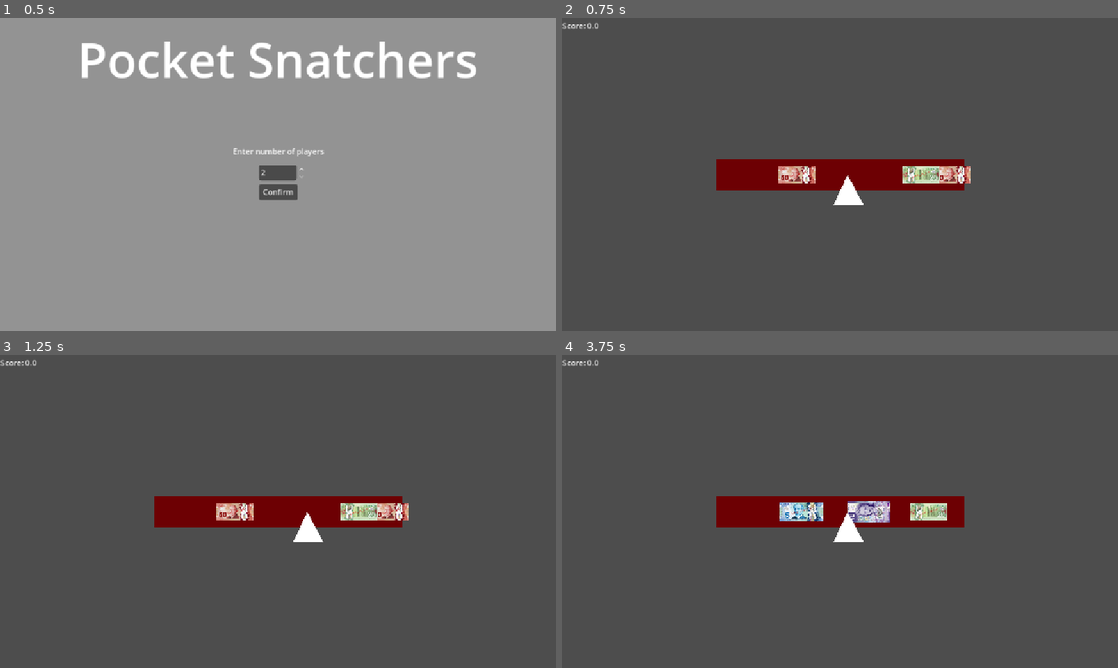
Above: before the commit, frames 1-4 (two rows, left to right).
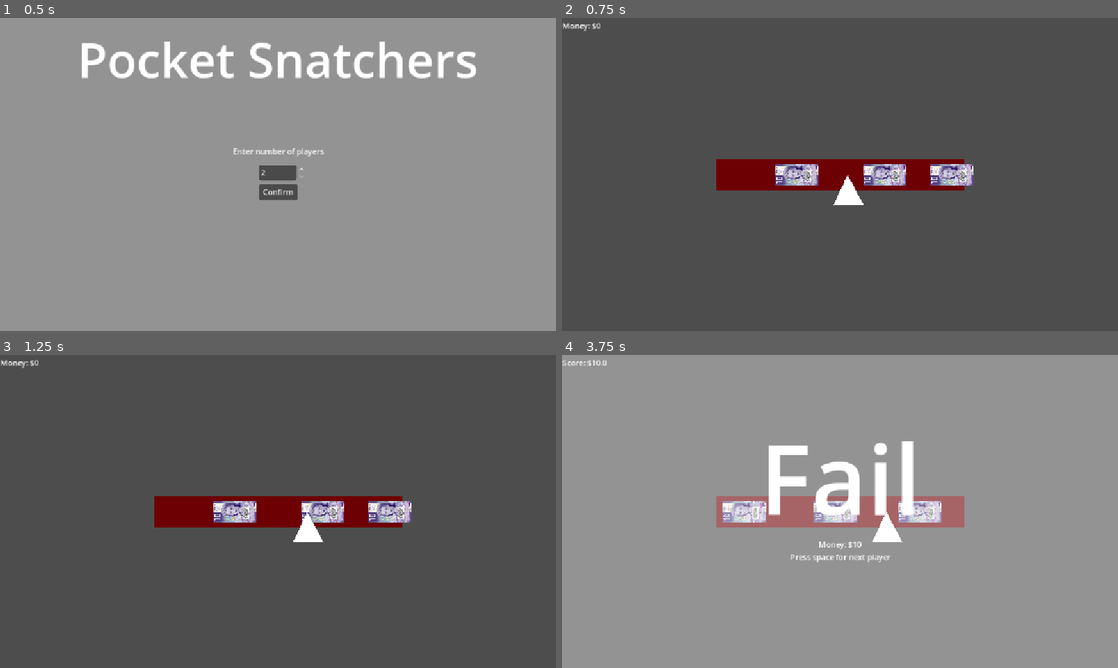
Above: after the commit, the same moments.

Repository: V3AI-Seven/English-Game
Game: Godot game, scene res://mainMenu.tscn
The game is run twice, just before and just after one commit, with the same random seed, the same clock (stepped at 60 frames per second) and the same inputs.
Inputs (mouse positions are in pixels of both pictures, inside the frame that each line leads up to):
- Up to frame 1 (0.5 s): no input
- Up to frame 2 (0.75 s): click "Confirm" at 0.5 s
- Up to frame 3 (1.25 s): no input
- Up to frame 4 (3.75 s): tap Enter at 1.25 s; tap Space at 1.35, 1.52, 1.82, 2.1, 2.27, 2.57 s; click (840, 636) at 2.75 s, where only the run before the commit has a clickable "New Game"; click (840, 530) at 3.5 s, where only the run before the commit has a clickable "Confirm"

Frame 1 is identical in both runs. In frame 2, 1.9% of the frame differs, in the area x 0-74%, y 1-54%; in frame 3, 1.9%; in frame 4, 100%, in the area x 0-100%, y 0-100%.
Error after the commit: Invalid access of index '1' on a base object of type: 'Array'. (res://pickPocketSelector.gd:45)

Commit message:
MOney 10$

Diff:
--- a/failScreen.gd
+++ b/failScreen.gd
@@ -9,7 +9,7 @@
 
 func playerFail() -> void:
 	visible = true
-	$scoreCard.text = "Score: " +str(Score.scores[player]) + "\n" + "Press space for next player"
+	$scoreCard.text = "Money: $" +str(Score.scores[player]*10) + "\n" + "Press space for next player"
 	player += 1
 
 
--- a/finishScreen.gd
+++ b/finishScreen.gd
@@ -5,7 +5,7 @@
 
 func _ready() -> void:
 	for val in Score.scores:
-		scoreText.append("Player " + str(player) + ": " + str(val))
+		scoreText.append("Player " + str(player) + ": $" + str(val*10))
 		player += 1
 	$scoreCard.text = "\n".join(scoreText)
 
--- a/game.tscn
+++ b/game.tscn
@@ -70,11 +70,10 @@
 offset_top = -320.0
 offset_right = -160.0
 offset_bottom = -256.0
-text = "Score: 0.0"
+text = "Money: $0"
 script = ExtResource("3_ryrav")
 
 [node name="failScreen" type="Control" parent="."]
-visible = false
 layout_mode = 3
 anchors_preset = 0
 offset_left = -576.0
@@ -110,7 +109,7 @@
 offset_top = 384.0
 offset_right = 704.0
 offset_bottom = 448.0
-text = "Score: ??
+text = "Money: $??
 Press space for next player"
 horizontal_alignment = 1
 
--- a/pickPocketBar.gd
+++ b/pickPocketBar.gd
@@ -2,7 +2,7 @@
 var successZonesPos = []
 var successZoneClones = []
 const successZones = 3
-const maxSeperationDist = 40
+const maxSeperationDist = 100
 signal successPositionSig(index:int, position:int)
 
 func reset():
--- a/pickPocketSelector.gd
+++ b/pickPocketSelector.gd
@@ -5,7 +5,7 @@
 signal failSig
 signal resetSig
 
-const graceRange = 30
+const graceRange = 40
 const speedIncrease = 0.75
 const startSpeed = 1.5
 
@@ -45,7 +45,7 @@
 				if move and (position.x >= (successPos[0]-graceRange) && position.x < (successPos[0]+graceRange)) or (position.x >= (successPos[1]-graceRange) && position.x < (successPos[1]+graceRange)) or (position.x >= (successPos[2]-graceRange) && position.x < (successPos[2]+graceRange)):
 					speed += speedIncrease
 					print("Player succedded at position " + str(position.x))
-					score += 1
+					score += 10
 					Score.scores[currentPlayer-1] += 1
 
 
--- a/speedTracker.gd
+++ b/speedTracker.gd
@@ -1,4 +1,4 @@
 extends Label
 
 func speedChange(speed: float) -> void:
-	text = "Score: " + str(speed)
+	text = "Score: $" + str(speed)
--- a/success.gd
+++ b/success.gd
@@ -1,11 +1,11 @@
 extends Node2D
 
 var billTexturesArray := [
-	preload("res://moneyTextures/5bill.png"),
-	preload("res://moneyTextures/10bill.png"),
-	preload("res://moneyTextures/20bill.png"),
-	preload("res://moneyTextures/50bill.png"),
-	preload("res://moneyTextures/100bill.png")
+	#preload("res://moneyTextures/5bill.png"),
+	preload("res://moneyTextures/10bill.png")
+	#preload("res://moneyTextures/20bill.png"),
+	#preload("res://moneyTextures/50bill.png"),
+	#preload("res://moneyTextures/100bill.png")
 ]
 
 func _ready() -> void:
